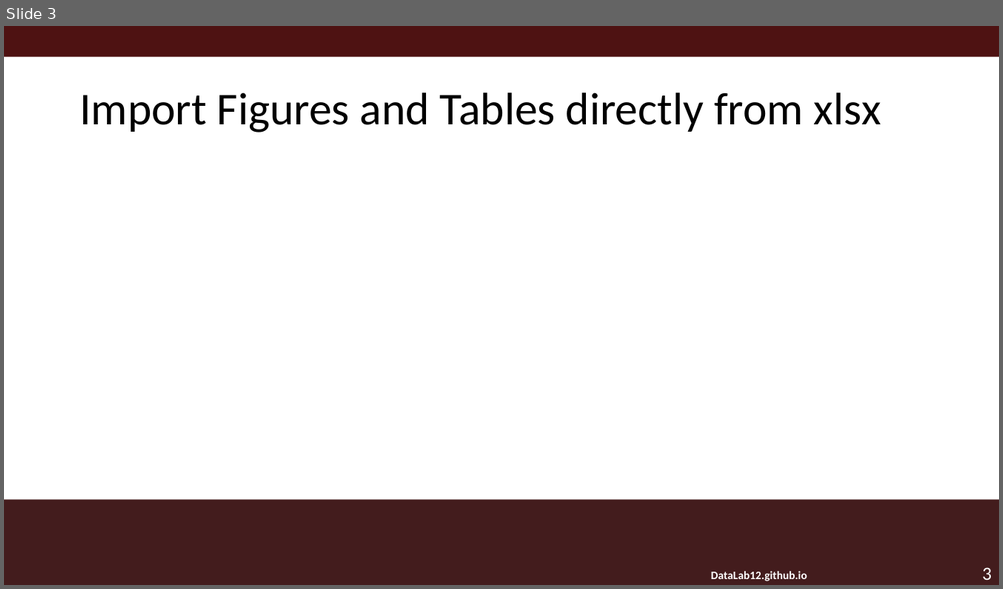
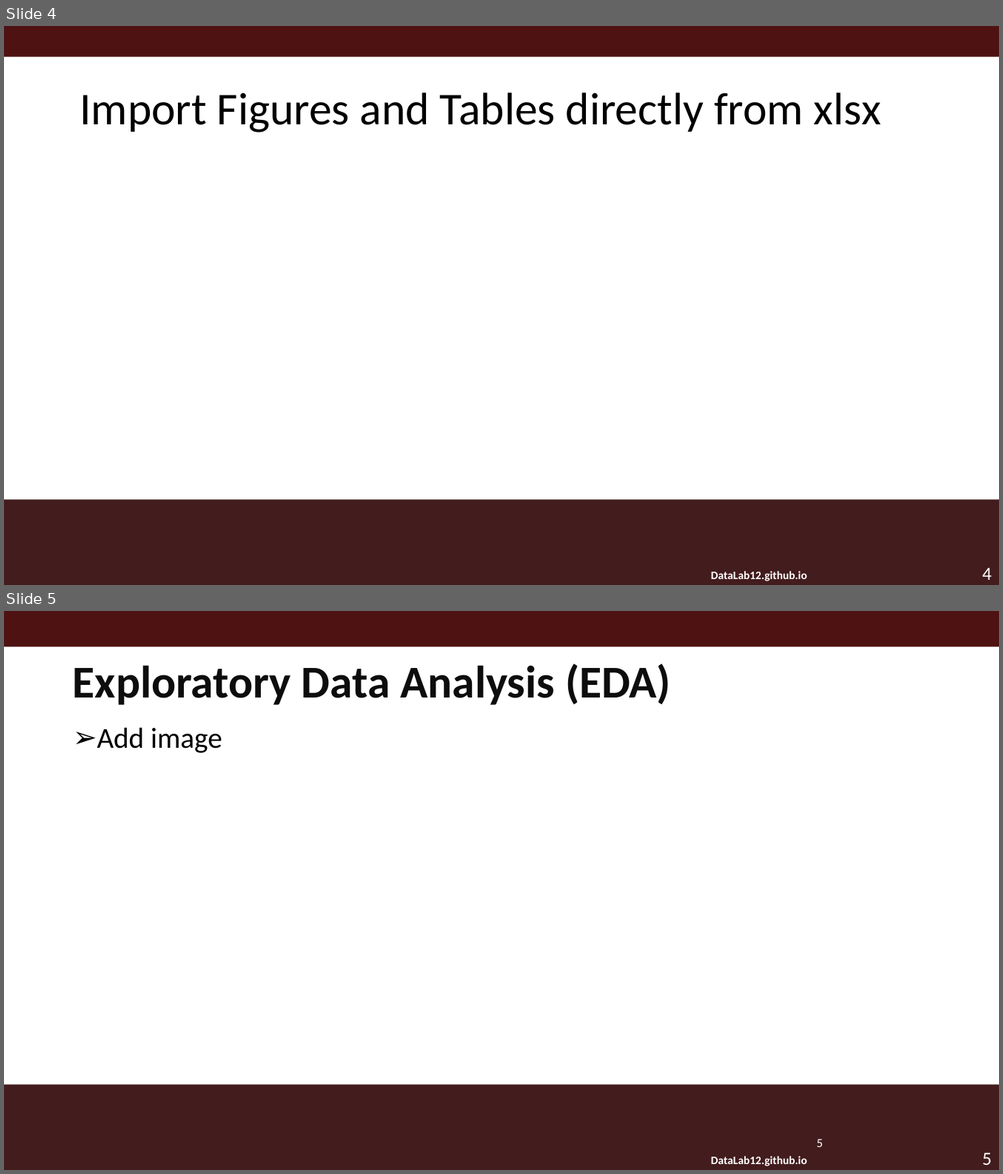
Before and after one commit to zoe-becker/ML-Traffic-Analysis, a slide deck: DataLabMacro.pptm. Shown one above the other, each under a label of ours: slide 3 before the commit, slides 4 and 5 after it. The pictures are 1003x589 and 1003x1174 pixels, drawn with LibreOffice and Linux fonts; fonts in the diff are those of the drawing; background and template pictures are left out. Boxes give left, top, right and bottom in pixels: in the first picture for what was removed or moved away, otherwise in the second. Text is boxed around its words. In the diff, an @@ line names an element or a change of style, - is before the commit and + after.

```diff
--- a/DataLabMacro.pptm
+++ b/DataLabMacro.pptm
@@ slide 5 added at box(4, 611, 999, 1170), background #FFFFFF; not listed: 3 template elements that a slide beside it also shows @@
@@ rectangle added at box(4, 611, 999, 647), fill #4E1212 @@
@@ title added at box(73, 664, 671, 705), 44 pt, text #0D0D0D, bold @@
+Exploratory Data Analysis (EDA)
@@ text added at box(97, 727, 222, 753), 28 pt, text #000000 @@
+➢ Add image
@@ page number added at box(817, 1139, 822, 1147), 12 pt, text #FFFFFF @@
+5
@@ what was slide 3 is now slide 4 @@
@@ page number at box(982, 568, 991, 580): text changed @@
-3
+4
```
Also in this commit, not shown: 3 slides changed, 4 other slides added.
